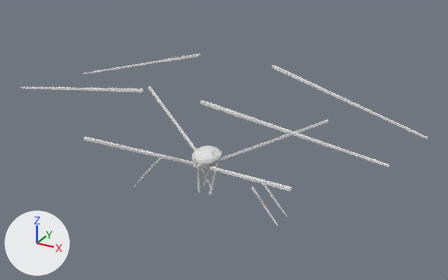
Two versions of the Blender file Enemies/Harvestman.blend, one commit apart.
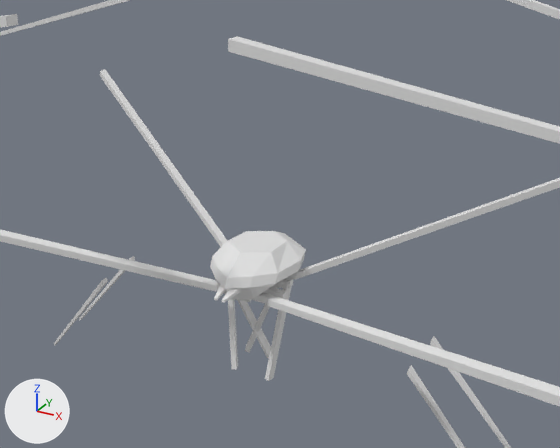
Each version appears first whole from a 50 mm lens placed at (25.7, -43.2, 22.9), pointed at (1.4, 1.0, 0.8), and next in a close-up from a 50 mm lens placed at (10.2, -17.0, 9.2), pointed at (1.0, -0.2, 0.8). The lights are fixed; the arrows at lower left show +X, +Y and +Z. The older version's two pictures come first.

Names of what the first close-up shows: 'Body', 'LeftMandible', 'LeftMiddleBackShin', 'LeftMiddleBackThigh', 'LeftMiddleFrontShin', 'LeftVeryBackThigh', 'LeftVeryFrontShin', 'LeftVeryFrontThigh', 'RightMandible', 'RightVeryBackShin', 'RightVeryBackThigh', 'RightVeryFrontThigh' and 7 more.
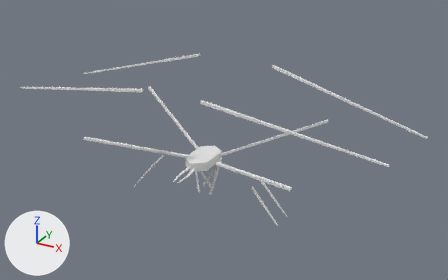
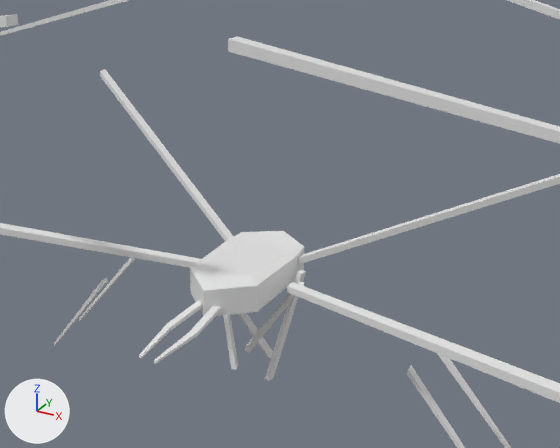
Pixel boxes [x1, y1, x2, y2] of what changed, in the close-ups (560 x 448 px):
'LeftVeryFrontThigh', reshaped: before [267, 296, 560, 407]; after [287, 282, 560, 403]
'Body', reshaped (19% wider, 16% taller): before [210, 231, 306, 304]; after [190, 231, 304, 316]
'RightVeryFrontThigh', reshaped: before [0, 229, 217, 292]; after [0, 223, 201, 268]
'LeftVeryBackThigh', reshaped: before [295, 178, 560, 280]; after [298, 174, 560, 265]
'RightVeryBackThigh', reshaped: before [100, 69, 228, 247]; after [100, 69, 234, 242]
'LeftMandible', reshaped: before [222, 290, 240, 302]; after [154, 306, 221, 363]
'RightMandible', reshaped: before [214, 285, 225, 300]; after [139, 300, 202, 358]
part 1 of me_circle, rebuilt (19% wider, 23% taller): before [210, 231, 306, 300]; after [190, 231, 304, 316]
part 2 of me_circle, deleted: before [216, 270, 300, 304]

Patch to the scene script:
```diff
--- a/Enemies/Harvestman.blend.py
+++ b/Enemies/Harvestman.blend.py
@@ me_circle @@
-me_circle.from_pydata(...)  # 128 vertices, 110 faces; spans x -1.27..1.27, y -1.51..1.91, z -1.5..-0.06
+me_circle.from_pydata(...)  # 28 vertices, 24 faces; spans x -1.14..1.14, y -2.51..1.81, z -1.15..-0.26
+# me_circle part 1: the loose piece of 36 vertices spanning x -1.27..1.27, y -1.51..1.91, z -1.25..-0.06 is rebuilt with 28 vertices and now spans x -1.14..1.14, y -2.51..1.81, z -1.15..-0.26
+# me_circle part 2: 10 loose pieces with 92 vertices, spanning x -1.1..1.1, y -0.73..0.87, z -1.5..-0.97, are deleted
 me_circle.materials.append(mat_material)
@@ me_circle_001 @@
-me_circle_001.from_pydata(...)  # 8 vertices, 6 faces; spans x -9.42..-1.05, y 0.57..5.19, z -1.21..2.87
+me_circle_001.from_pydata(...)  # 8 vertices, 6 faces; spans x -9.42..-1.13, y 0.59..5.19, z -0.71..2.87
+# me_circle_001 part 3: the whole mesh is multiplied about its middle by the matrix ((0.974, 0.006, -0.042), (-0.006, 0.975, 0.009), (0.042, -0.009, 0.974)), then moved by (-0.04, 0.01, 0.25)
@@ me_circle_003 @@
-me_circle_003.from_pydata(...)  # 8 vertices, 6 faces; spans x -10.05..-0.84, y -4.4..-0.4, z -1.49..0.68
+me_circle_003.from_pydata(...)  # 8 vertices, 6 faces; spans x -10.05..-1.4, y -4.4..-0.27, z -0.99..0.68
+# me_circle_003 part 4
+for i in [2, 3, 6, 7]: me_circle_003.vertices[i].co += Vector((-0.56, 0.13, 0.5))
@@ me_circle_005 @@
 # used by ob_leftmandible; location = (0.1, -0.26, 0.28); rotation_euler = (-0.0307, 0.00383, 0.000341), in degrees (-1.8, 0.2, 0)
-me_circle_005.from_pydata(...)  # 8 vertices, 6 faces; spans x -0.041..0.253, y -1.49..-0.728, z -1.351..-1.099
+me_circle_005.from_pydata(...)  # 12 vertices, 10 faces; spans x 0.059..0.357, y -4.587..-1.925, z -1.515..-1.205
+# me_circle_005 part 5: the whole mesh is rebuilt
@@ me_circle_008 @@
-me_circle_008.from_pydata(...)  # 8 vertices, 6 faces; spans x 1.15..9.52, y 0.57..5.19, z -1.21..2.87
+me_circle_008.from_pydata(...)  # 8 vertices, 6 faces; spans x 1.23..9.52, y 0.59..5.19, z -0.71..2.87
+# me_circle_008 part 6: the whole mesh is multiplied about its middle by the matrix ((0.974, -0.006, 0.042), (0.006, 0.975, 0.009), (-0.042, -0.009, 0.974)), then moved by (0.04, 0.01, 0.25)
@@ me_circle_009 @@
-me_circle_009.from_pydata(...)  # 8 vertices, 6 faces; spans x 0.84..10.05, y -4.4..-0.4, z -1.49..0.68
+me_circle_009.from_pydata(...)  # 8 vertices, 6 faces; spans x 1.4..10.05, y -4.4..-0.27, z -0.99..0.68
+# me_circle_009 part 7
+for i in [1, 5, 6, 7]: me_circle_009.vertices[i].co += Vector((0.56, 0.13, 0.5))
@@ me_circle_010 @@
 # used by ob_rightmandible; location = (-0.1, -0.26, 0.28); rotation_euler = (-0.0307, -0.00383, -0.000341), in degrees (-1.8, -0.2, -0)
-me_circle_010.from_pydata(...)  # 8 vertices, 6 faces; spans x -0.253..0.041, y -1.49..-0.728, z -1.351..-1.099
+me_circle_010.from_pydata(...)  # 12 vertices, 10 faces; spans x -0.357..-0.059, y -4.587..-1.925, z -1.515..-1.205
+# me_circle_010 part 8: the whole mesh is rebuilt
```
